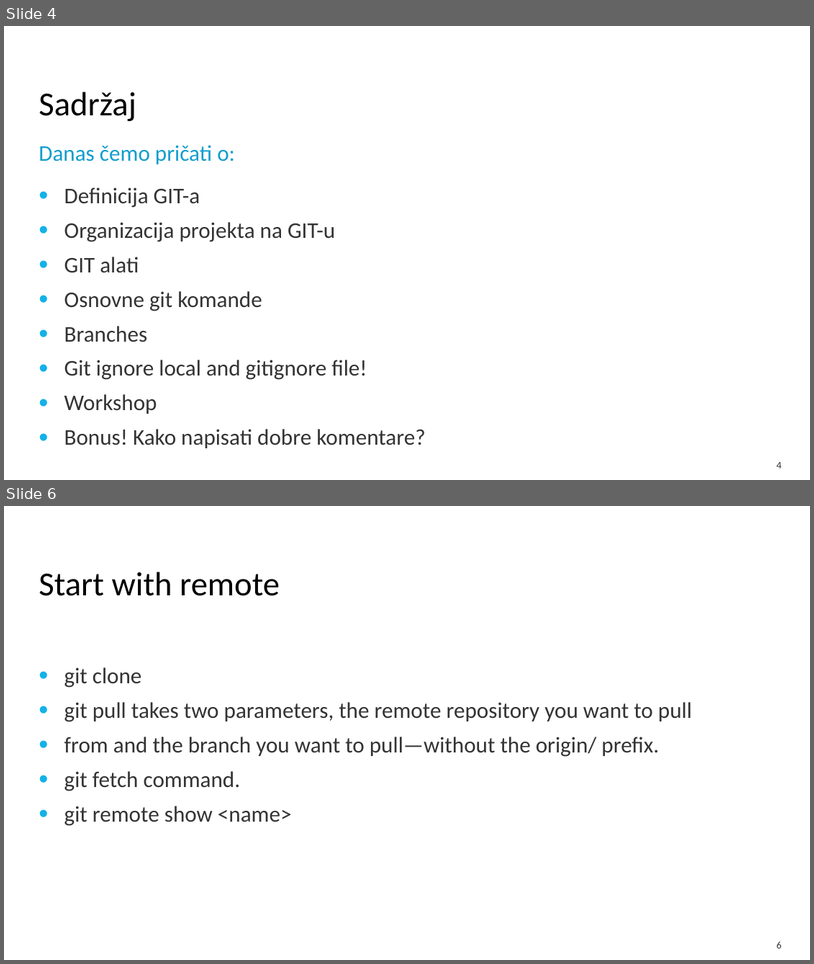
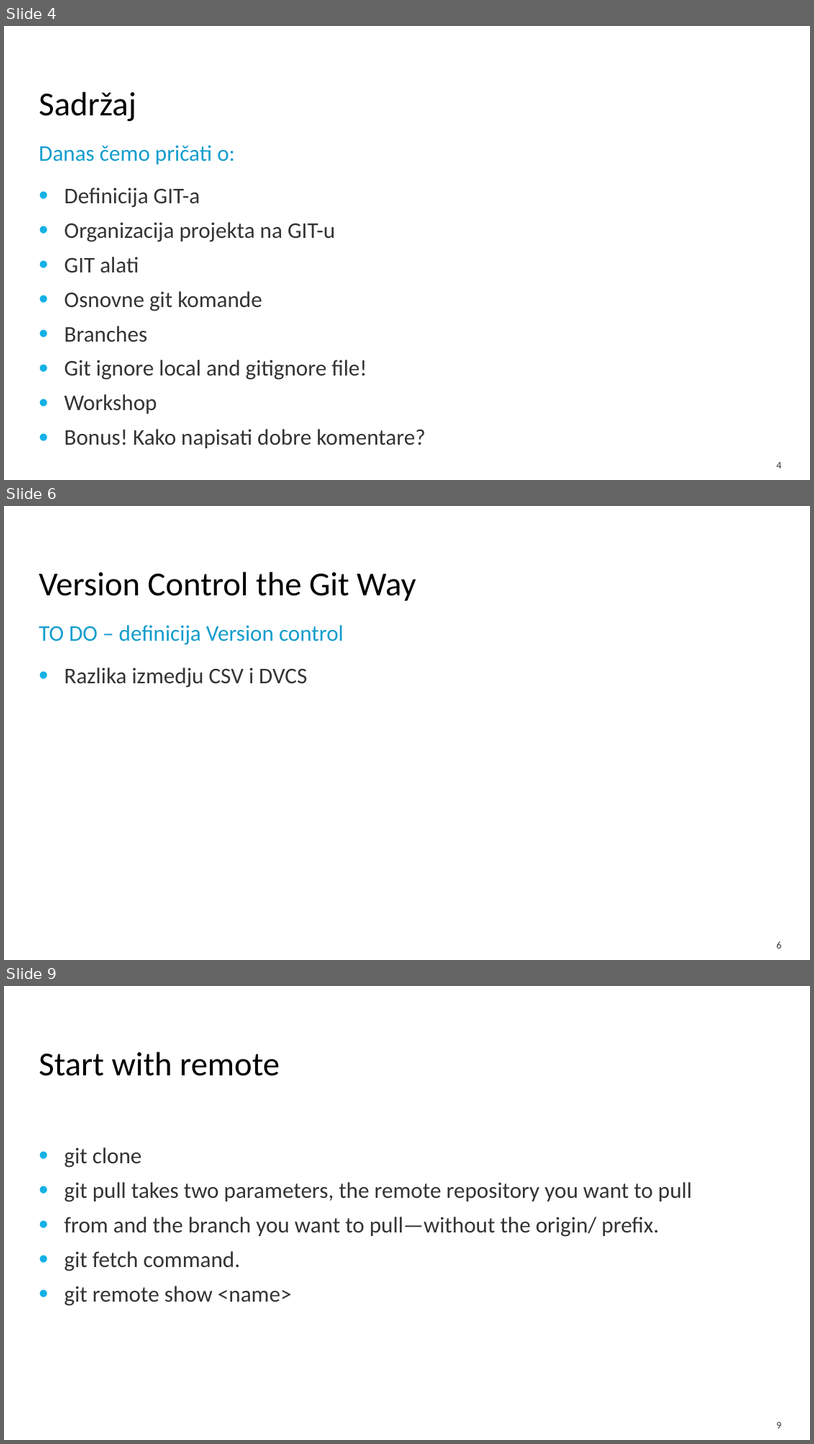
Before and after one commit to javaton/Git-prezentacija, a slide deck: Asseco SEE - CAK - Git intro.pptx. Shown one above the other, each under a label of ours: slides 4 and 6 before the commit, slides 4, 6 and 9 after it; the slides between them are not shown. The pictures are 814x964 and 814x1444 pixels, drawn with LibreOffice and Linux fonts; fonts in the diff are those of the drawing; background and template pictures are left out. Boxes give left, top, right and bottom in pixels: in the first picture for what was removed or moved away, otherwise in the second. Text is boxed around its words. In the diff, an @@ line names an element or a change of style, - is before the commit and + after.

```diff
--- a/Asseco SEE - CAK - Git intro.pptx
+++ b/Asseco SEE - CAK - Git intro.pptx
@@ slide 6 added at [4,506,810,960], background #FFFFFF @@
@@ title added at [39,572,416,601], 30 pt, text #000000 @@
+Version Control the Git Way
@@ text added at [39,625,344,645], 20 pt, text #129DCD @@
+TO DO – definicija Version control
@@ text added at [64,667,307,687], 20 pt, text #333333 @@
+• Razlika izmedju CSV i DVCS
@@ page number added at [777,941,782,948], 9 pt, text #333333 @@
+6
@@ what was slide 6 is now slide 9 @@
@@ page number at [777,1422,782,1428]: text changed @@
-6
+9
```
Also in this commit, not shown: 4 slides changed, 4 other slides added, 1 slide removed.
